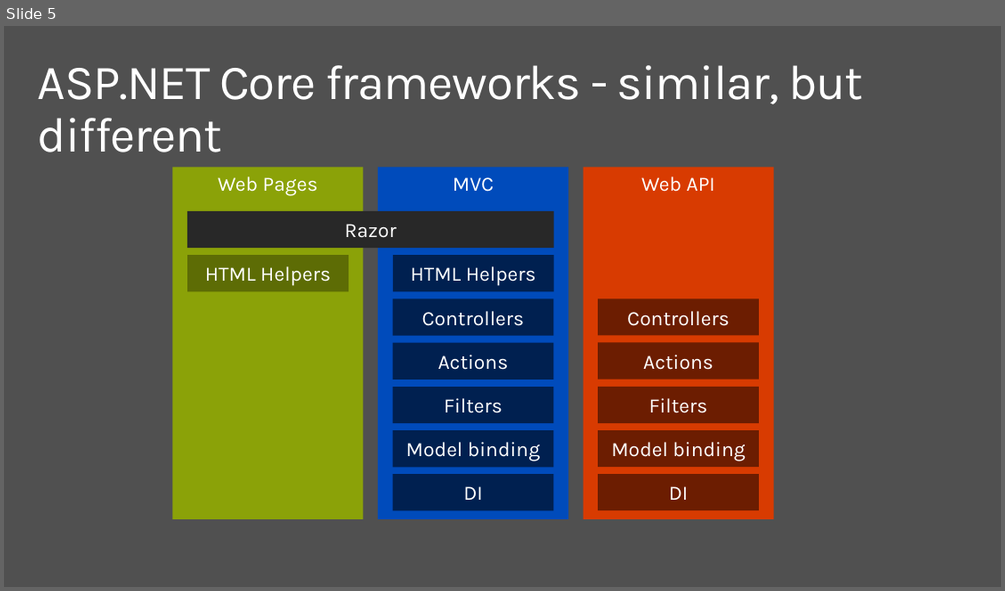
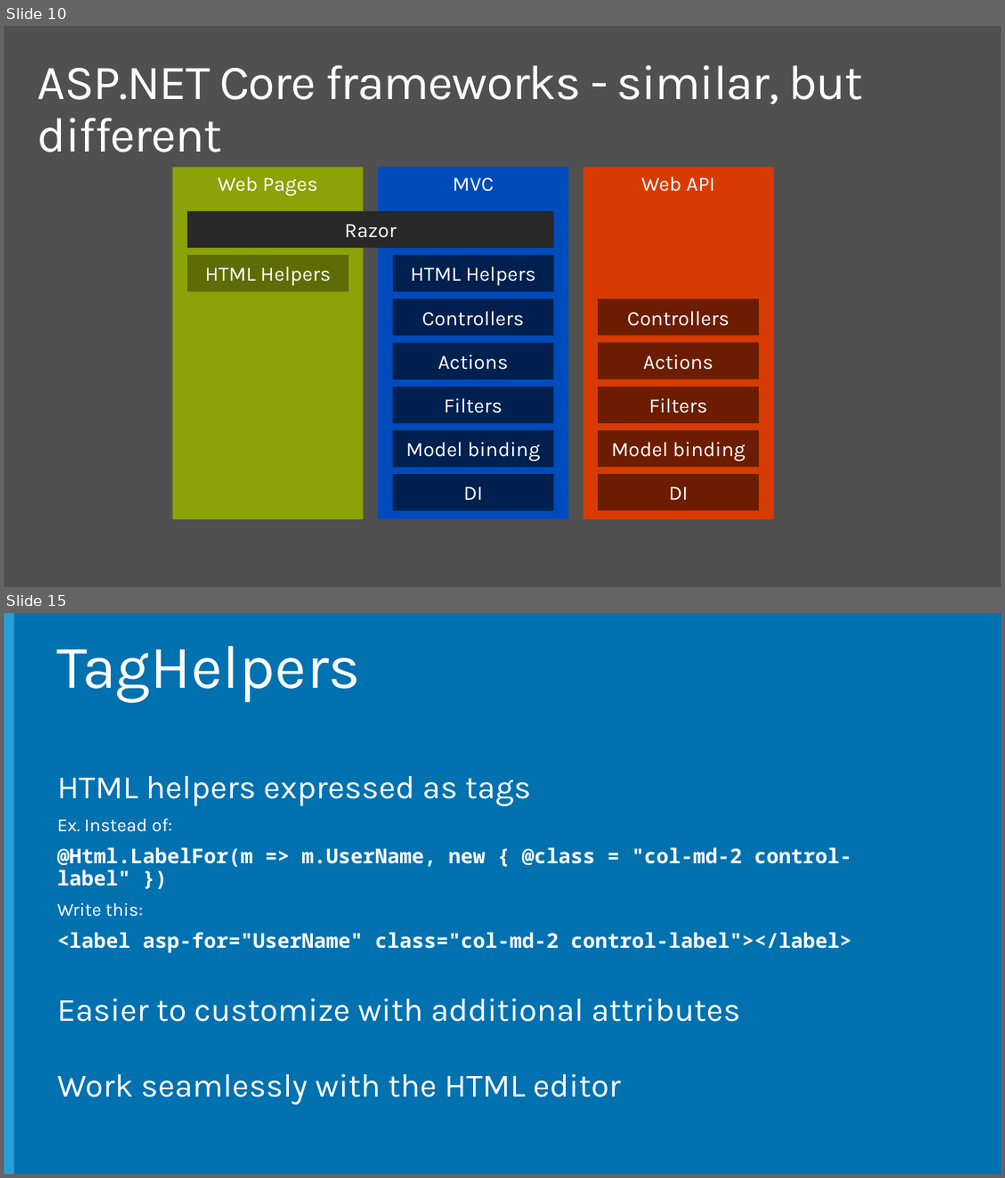
Before and after one commit to dotnet-presentations/dotnetcore-workshop, a slide deck: 2-Web-Dev/netcore-workshop-webdev.pptx. Shown one above the other, each under a label of ours: slide 5 before the commit, slides 10 and 15 after it; the slides between them are not shown. The pictures are 1005x591 and 1005x1178 pixels, drawn with LibreOffice and Linux fonts; fonts in the diff are those of the drawing; background and template pictures are left out. Boxes give left, top, right and bottom in pixels: in the first picture for what was removed or moved away, otherwise in the second. Text is boxed around its words. In the diff, an @@ line names an element or a change of style, - is before the commit and + after.

```diff
--- a/2-Web-Dev/netcore-workshop-webdev.pptx
+++ b/2-Web-Dev/netcore-workshop-webdev.pptx
@@ slide 15 added at (4,613,1001,1174), background #0171B0 @@
@@ rectangle added at (4,613,15,1174), fill #289FD7 @@
@@ title added at (57,646,361,702), 60 pt, text #FFFFFF @@
+TagHelpers
@@ text added at (57,776,852,1104), 20 pt, text #FFFFFF, bold @@
+HTML helpers expressed as tags
+Ex. Instead of:
+@Html.LabelFor(m => m.UserName, new { @class = "col-md-2 control-label" })
+Write this:
+<label asp-for="UserName" class="col-md-2 control-label"></label>
+Easier to customize with additional attributes
+Work seamlessly with the HTML editor
@@ what was slide 5 is now slide 10 @@
```
Also in this commit, not shown: 1 slide changed, 16 other slides added.
